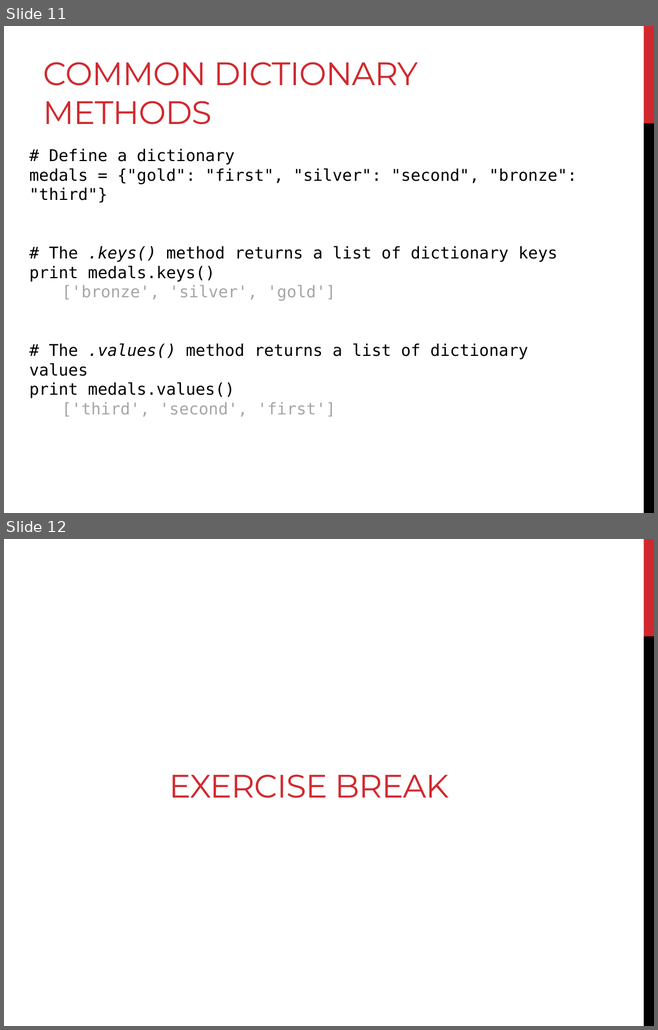
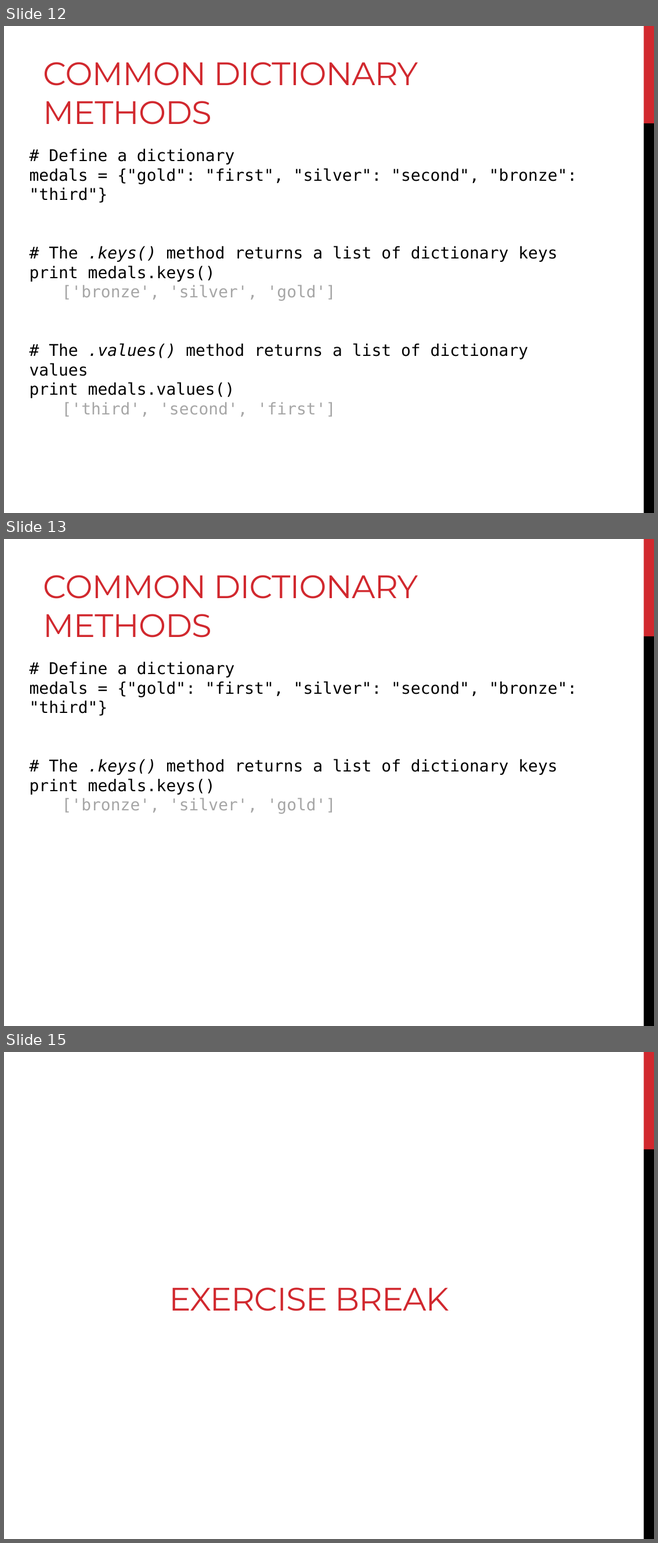
Before and after one commit to BjornFJohansson/ccbb_bigdata2015_python, a slide deck: slides/slides_day2.pptx. Shown one above the other, each under a label of ours: slides 11 and 12 before the commit, slides 12, 13 and 15 after it; the slides between them are not shown. The pictures are 658x1030 and 658x1543 pixels, drawn with LibreOffice and Linux fonts; fonts in the diff are those of the drawing. Boxes give left, top, right and bottom in pixels: in the first picture for what was removed or moved away, otherwise in the second. Text is boxed around its words. In the diff, an @@ line names an element or a change of style, - is before the commit and + after.

```diff
--- a/slides/slides_day2.pptx
+++ b/slides/slides_day2.pptx
@@ slide 13 added at (4,539,654,1026), background #FFFFFF; not listed: 2 template elements that a slide beside it also shows @@
@@ title added at (43,575,418,638), 36 pt, text #D1282E @@
+COMMON DICTIONARY METHODS
@@ text added at (30,661,577,814), 18 pt, text #000000 @@
+# Define a dictionary
+medals = {"gold": "first", "silver": "second", "bronze": "third"}
+# The .keys() method returns a list of dictionary keys
+print medals.keys()
+['bronze', 'silver', 'gold']
@@ what was slide 11 is now slide 12 @@
@@ what was slide 12 is now slide 15 @@
```
Also in this commit, not shown: 4 slides changed, 2 other slides added, 1 other file.
